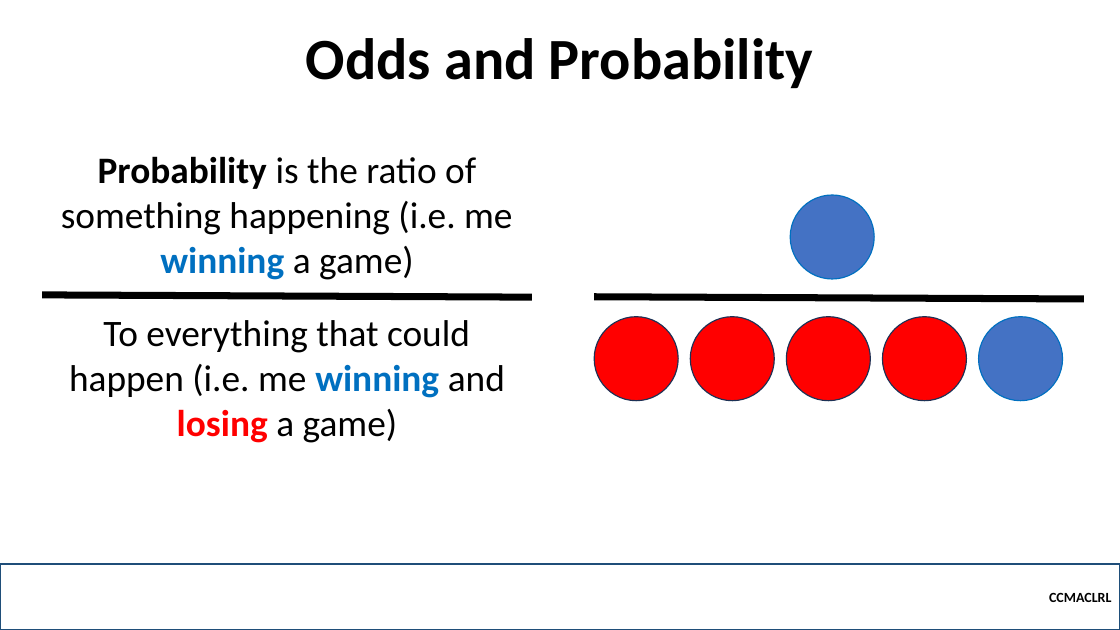
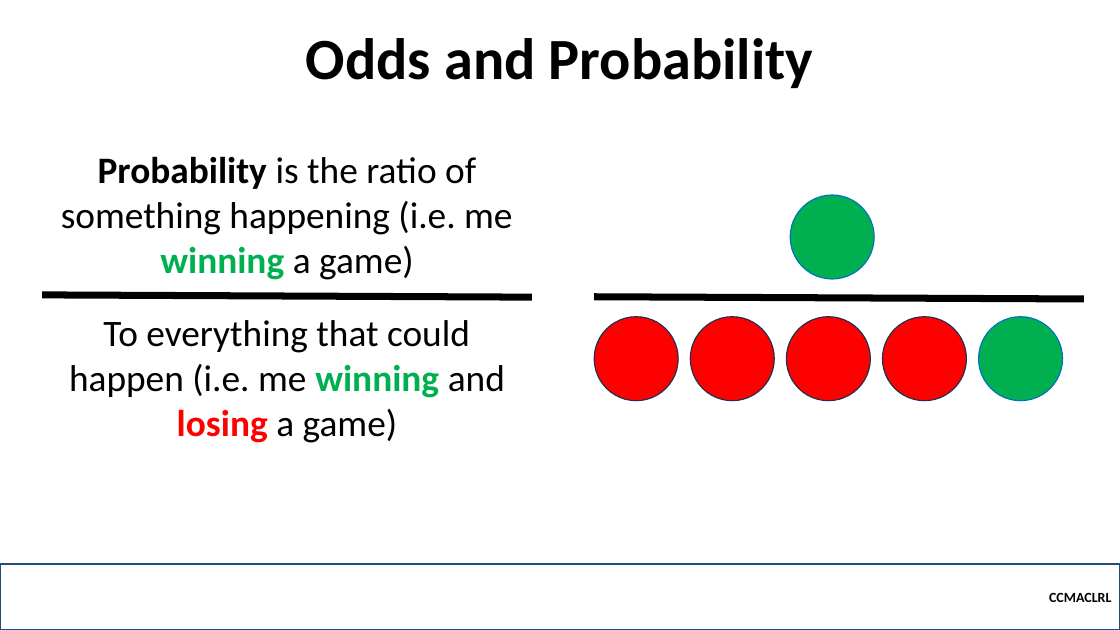
Before and after one commit to robitussin/CCMACLRL, a slide deck: slide 26 of 5 - Logistic Regression/Odds and Probability.pptx. Drawn at 1120x630 pixels with LibreOffice and Linux fonts; fonts in the diff are those of the drawing; background and template pictures are left out. Boxes give left, top, right and bottom in pixels: in the first picture for what was removed or moved away, otherwise in the second. Text is boxed around its words. In the diff, an @@ line names an element or a change of style, - is before the commit and + after.

```diff
--- a/5 - Logistic Regression/Odds and Probability.pptx
+++ b/5 - Logistic Regression/Odds and Probability.pptx
@@ text "Probability is the ratio of ..." at [61, 156, 512, 280]: text colour #0070C0 to #00B050 in "winning" @@
@@ ellipse at [791, 195, 875, 279]: fill #4472C4 to #00B050 @@
@@ text "To everything that could happen ..." at [69, 320, 505, 443]: text colour #0070C0 to #00B050 in "winning" @@
@@ ellipse at [979, 317, 1063, 401]: fill #4472C4 to #00B050 @@
```
Also in this commit, not shown: 31 other slides changed, 1 other file.
